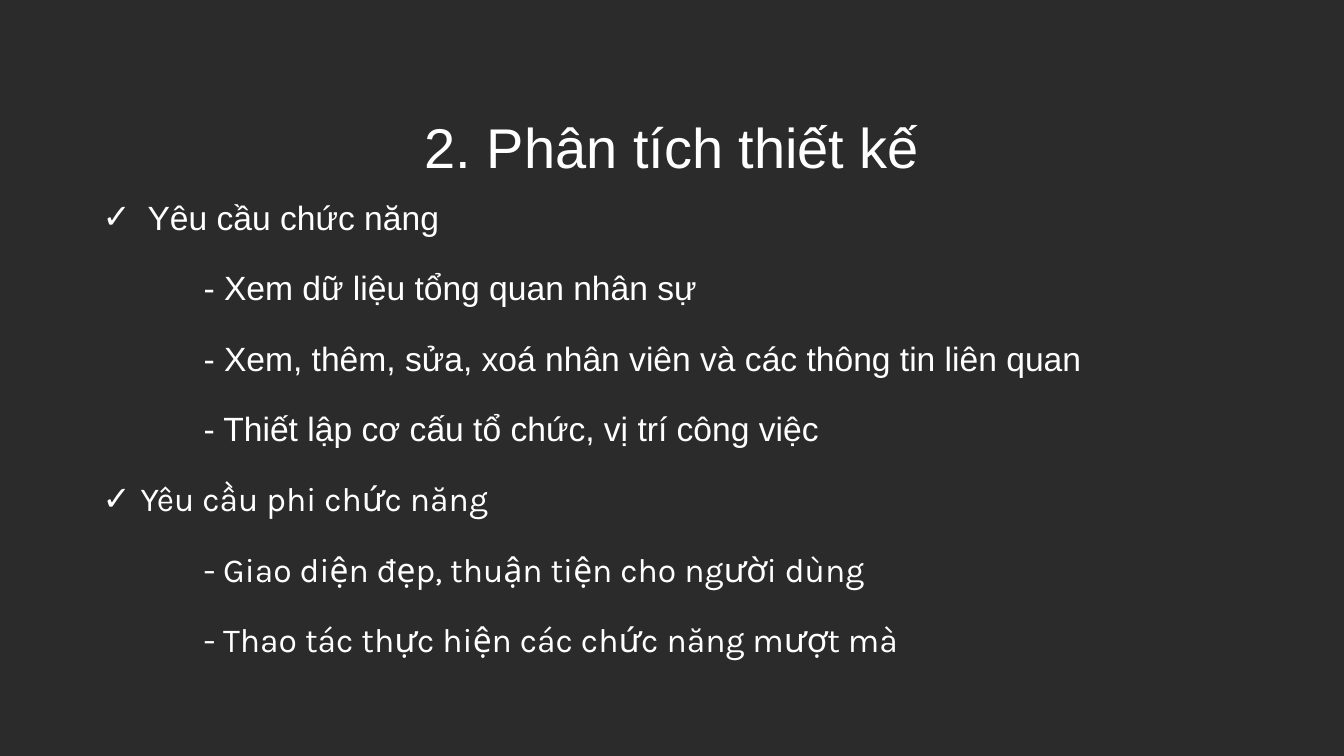
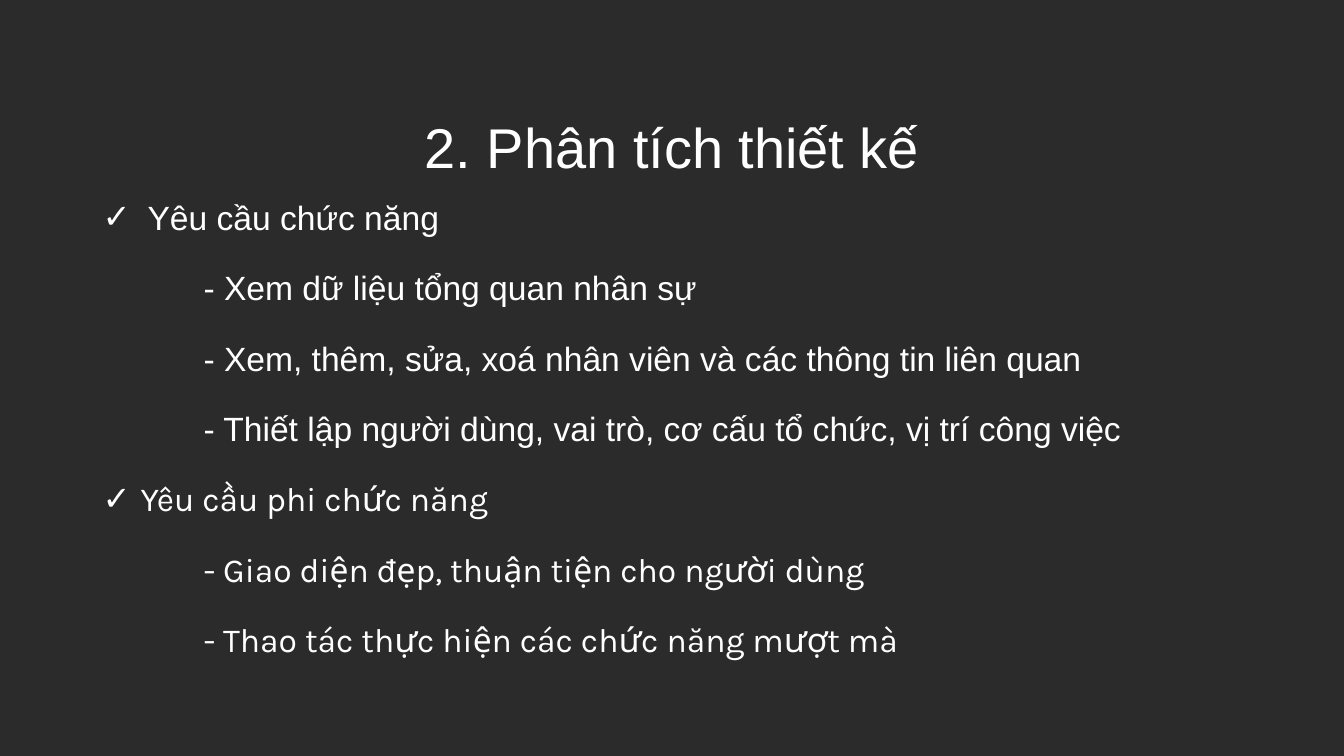
Before and after one commit to karsami/employee-management, a slide deck: slide 5 of documents/DoAn_NguyenQuocDat_2018600273.pptx. Drawn at 1344x756 pixels with LibreOffice and Linux fonts; fonts in the diff are those of the drawing; background and template pictures are left out; a plain dark background stands for a picture behind light text. Boxes give left, top, right and bottom in pixels: in the first picture for what was removed or moved away, otherwise in the second. Text is boxed around its words. In the diff, an @@ line names an element or a change of style, - is before the commit and + after.

```diff
--- a/documents/DoAn_NguyenQuocDat_2018600273.pptx
+++ b/documents/DoAn_NguyenQuocDat_2018600273.pptx
@@ text at [223, 414, 1121, 448]: text changed @@
-- Thiết lập cơ cấu tổ chức, vị trí công việc
+- Thiết lập người dùng, vai trò, cơ cấu tổ chức, vị trí công việc
```
Also in this commit, not shown: 1 other slide changed, 1 other file.
